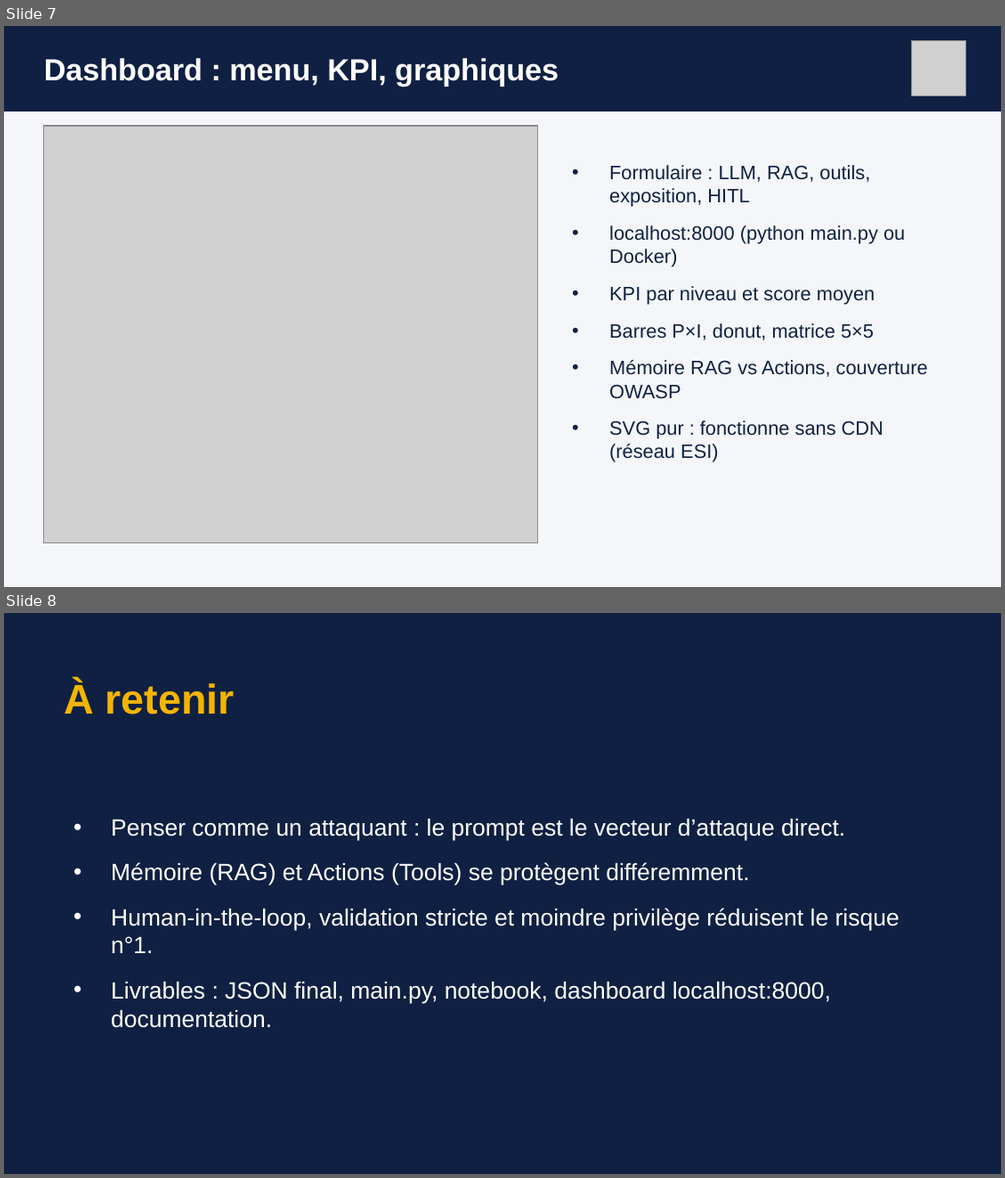
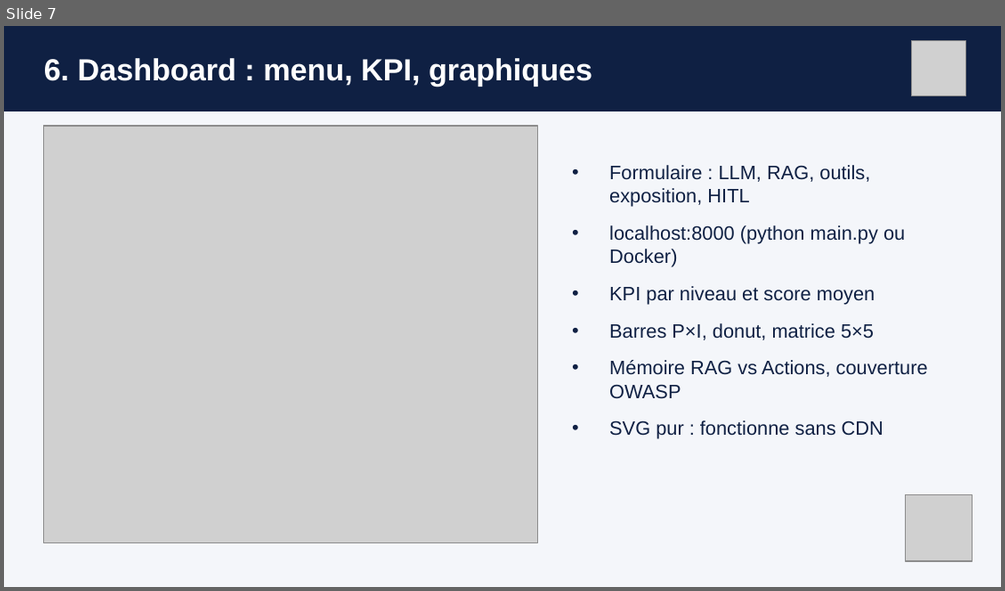
Before and after one commit to kamalelafoui/AI_projet_jour26, a slide deck: docs/Presentation_j26_Threat_Modeling.pptx. Shown one above the other, each under a label of ours: slides 7 and 8 before the commit, slide 7 after it. The pictures are 1005x1178 and 1005x591 pixels, drawn with LibreOffice and Linux fonts; fonts in the diff are those of the drawing; grey boxes stand for pictures. Boxes give left, top, right and bottom in pixels: in the first picture for what was removed or moved away, otherwise in the second. Text is boxed around its words. In the diff, an @@ line names an element or a change of style, - is before the commit and + after.

```diff
--- a/docs/Presentation_j26_Threat_Modeling.pptx
+++ b/docs/Presentation_j26_Threat_Modeling.pptx
@@ slide 8 removed at [4, 613, 1001, 1174], background #0F2043 @@
@@ text removed at [64, 682, 235, 714] @@
-À retenir
@@ text removed at [111, 818, 899, 1028] @@
-• Penser comme un attaquant : le prompt est le vecteur d’attaque direct.
-• Mémoire (RAG) et Actions (Tools) se protègent différemment.
-• Human-in-the-loop, validation stricte et moindre privilège réduisent le risque n°1.
-• Livrables : JSON final, main.py, notebook, dashboard localhost:8000, documentation.
@@ slide 7 changed as well @@
@@ text at [44, 58, 592, 87]: text changed @@
-Dashboard : menu, KPI, graphiques
+6. Dashboard : menu, KPI, graphiques
@@ text at [609, 420, 883, 439]: text changed @@
-• SVG pur : fonctionne sans CDN (réseau ESI)
+• SVG pur : fonctionne sans CDN
@@ picture added at [905, 494, 972, 561] @@
```
Also in this commit, not shown: 6 other slides changed, 1 slide added, 5 other files.
